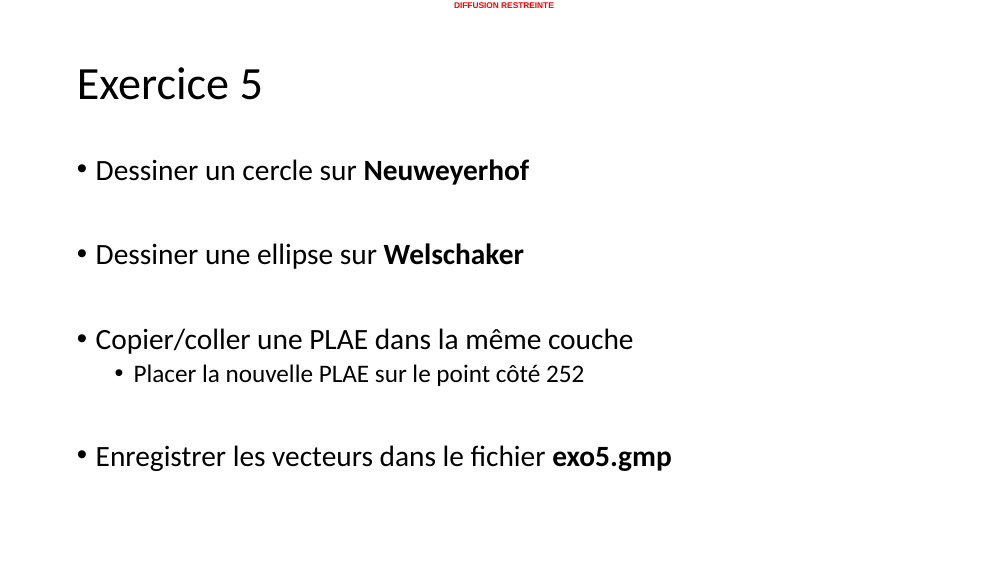
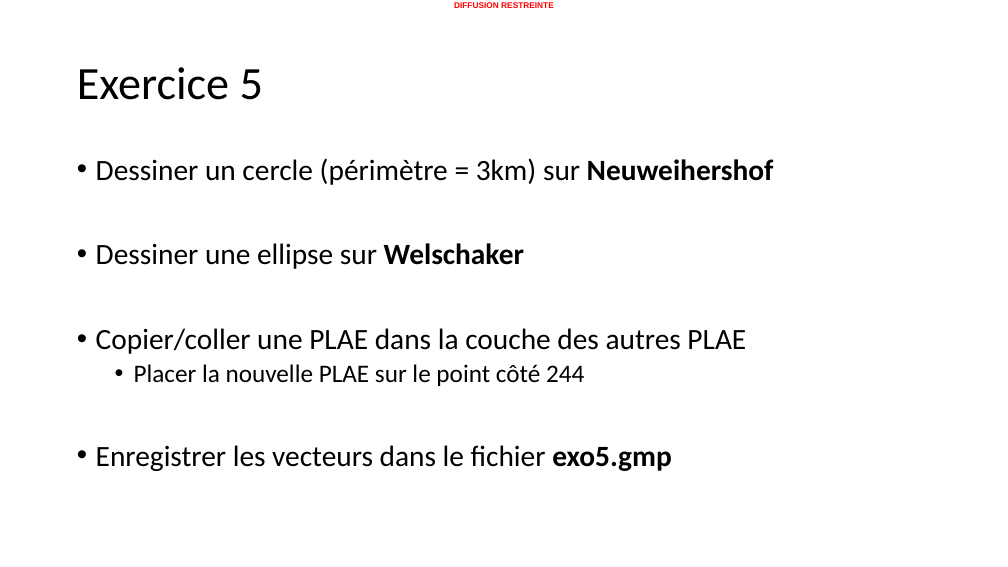
Before and after one commit to 20100dbg/OutilsGeo, a slide deck: slide 13 of cours/GM - Travaux pratiques - drill.pptx. Drawn at 1008x567 pixels with LibreOffice and Linux fonts; fonts in the diff are those of the drawing; background and template pictures are left out. Boxes give left, top, right and bottom in pixels: in the first picture for what was removed or moved away, otherwise in the second. Text is boxed around its words. In the diff, an @@ line names an element or a change of style, - is before the commit and + after.

```diff
--- a/cours/GM - Travaux pratiques - drill.pptx
+++ b/cours/GM - Travaux pratiques - drill.pptx
@@ text at [96, 158, 774, 185]: text changed @@
-• Dessiner un cercle sur Neuweyerhof
+• Dessiner un cercle (périmètre = 3km) sur Neuweihershof
@@ text at [96, 328, 746, 386]: text changed; size 24 to 28 pt @@
-• Copier/coller une PLAE dans la même couche
-  • Placer la nouvelle PLAE sur le point côté 252
+• Copier/coller une PLAE dans la couche des autres PLAE
+  • Placer la nouvelle PLAE sur le point côté 244
```
Also in this commit, not shown: 21 other slides changed, 3 slides added, 1 slide removed, 27 other files.
